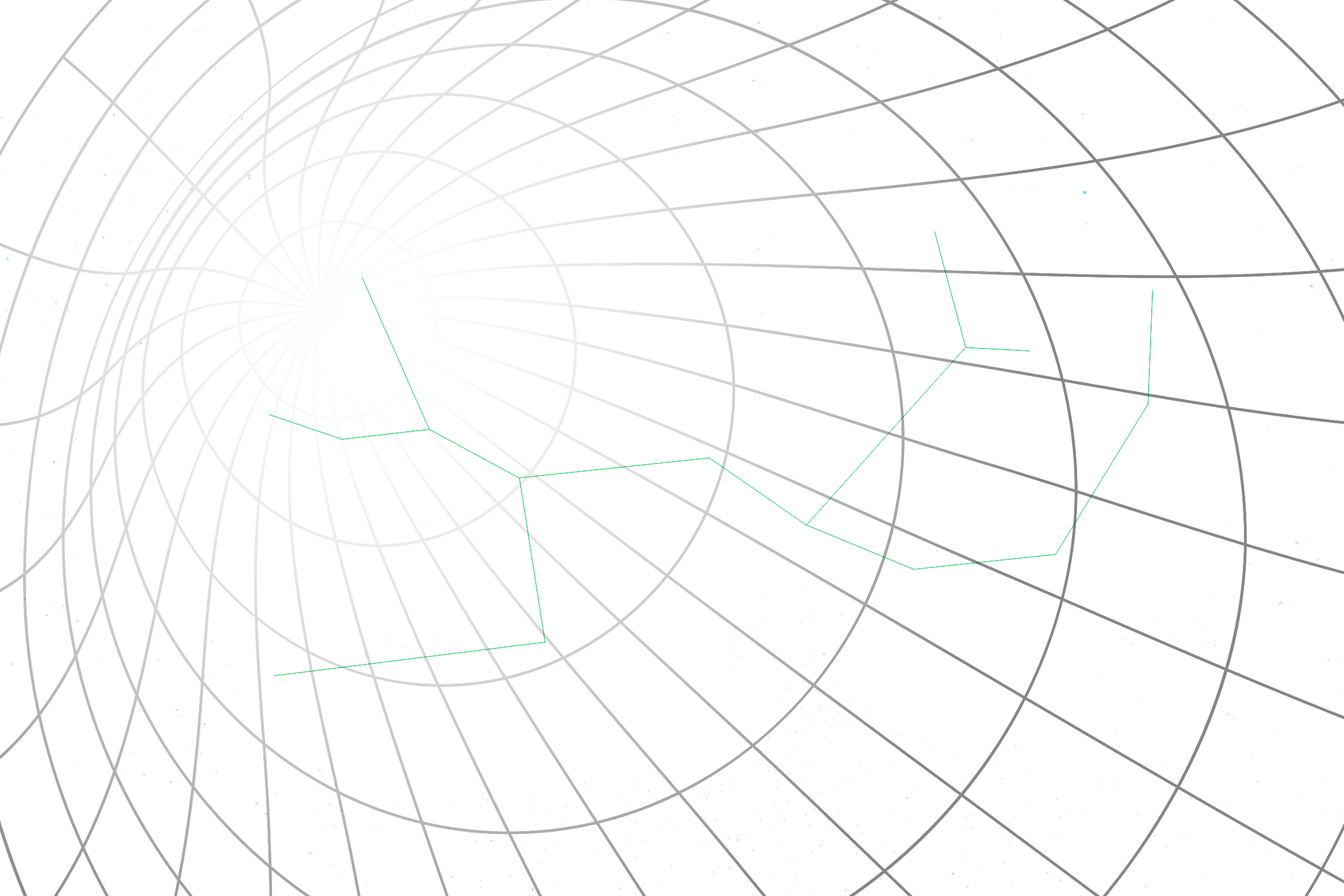
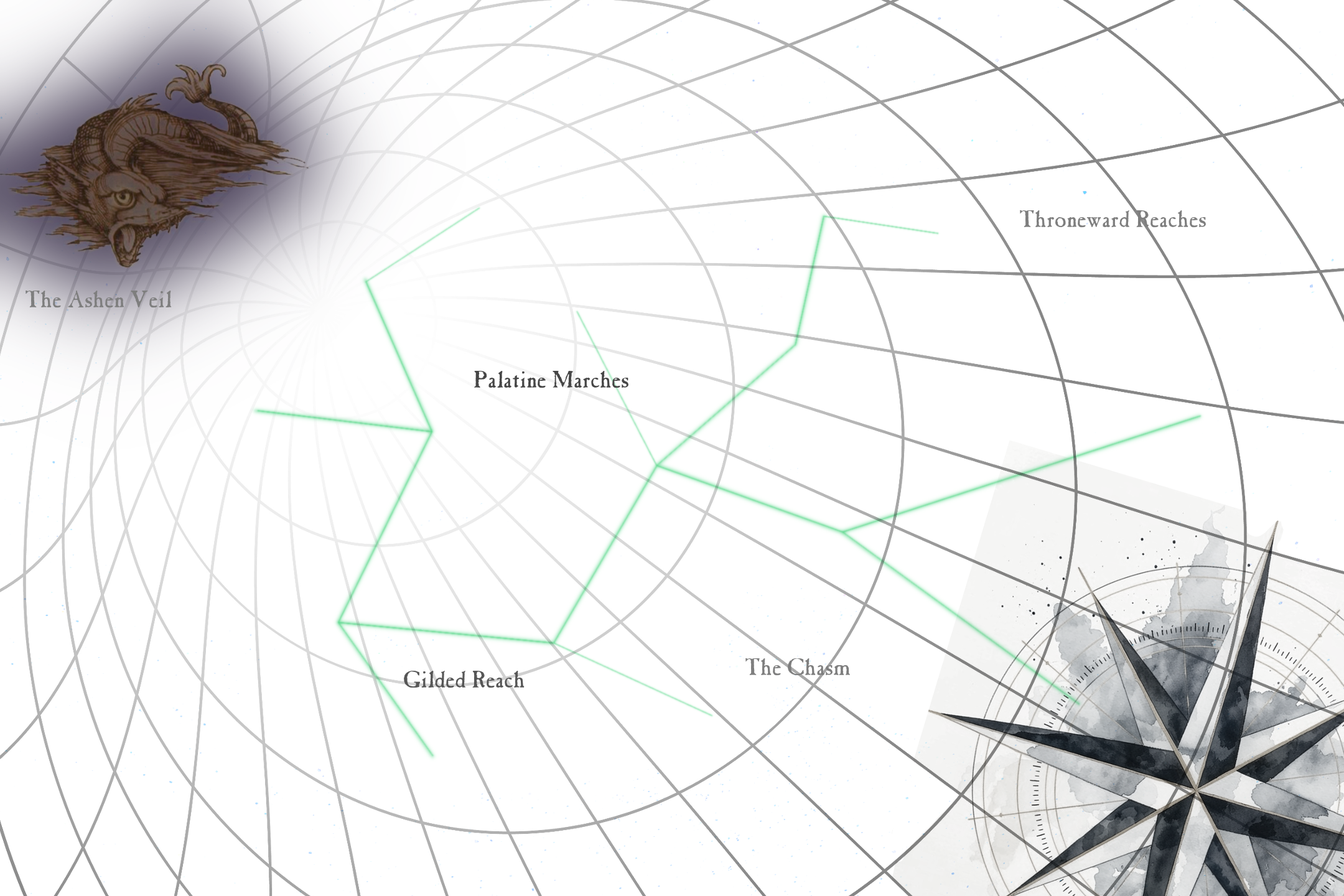
Comparing the layer stacks of the two 1344 × 896 images. Changes:
added layer "The Chasm" above "Palatine Marches" over left=745, top=658, right=850, bottom=676
added layer "Palatine Marches" above "Gilded Reach" over left=473, top=370, right=629, bottom=389
added layer "Gilded Reach" above "The Ashen Veil" over left=403, top=670, right=525, bottom=688
added layer "The Ashen Veil" above "Throneward Reaches" over left=25, top=290, right=172, bottom=308
added layer "Throneward Reaches" above "monster" over left=1019, top=210, right=1206, bottom=228
added layer "monster" above "background_colors" over left=0, top=60, right=310, bottom=270
added layer "background_colors" above "compass" over left=0, top=0, right=466, bottom=450
added layer "compass" above "lines" over left=890, top=439, right=1344, bottom=896
painted on "lanes" over left=249, top=205, right=1205, bottom=762
